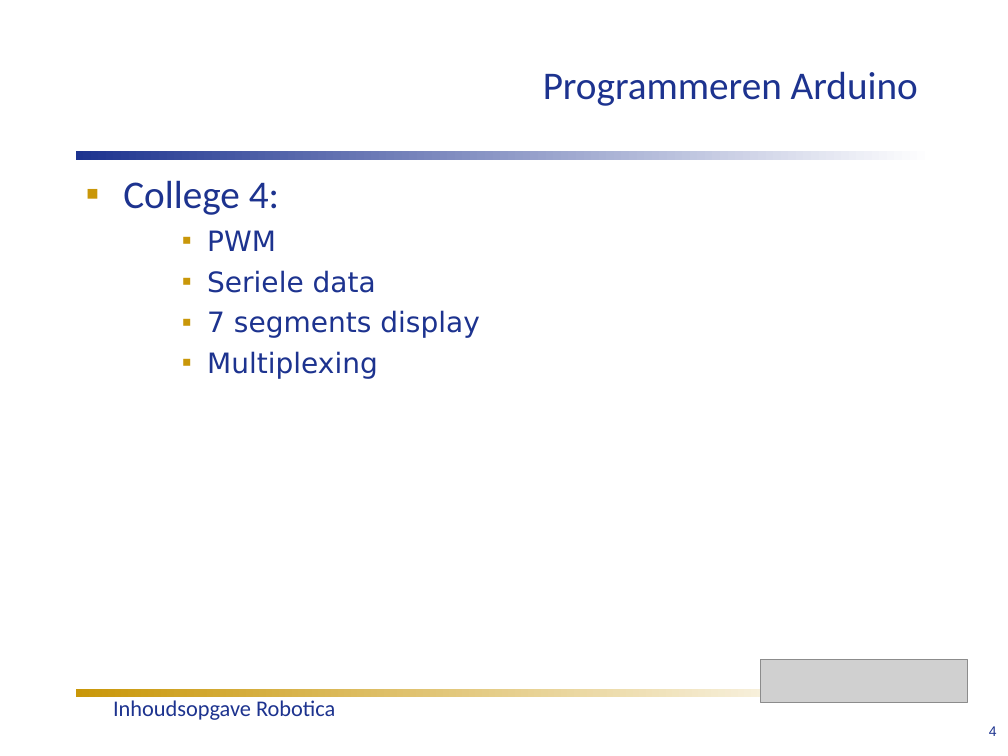
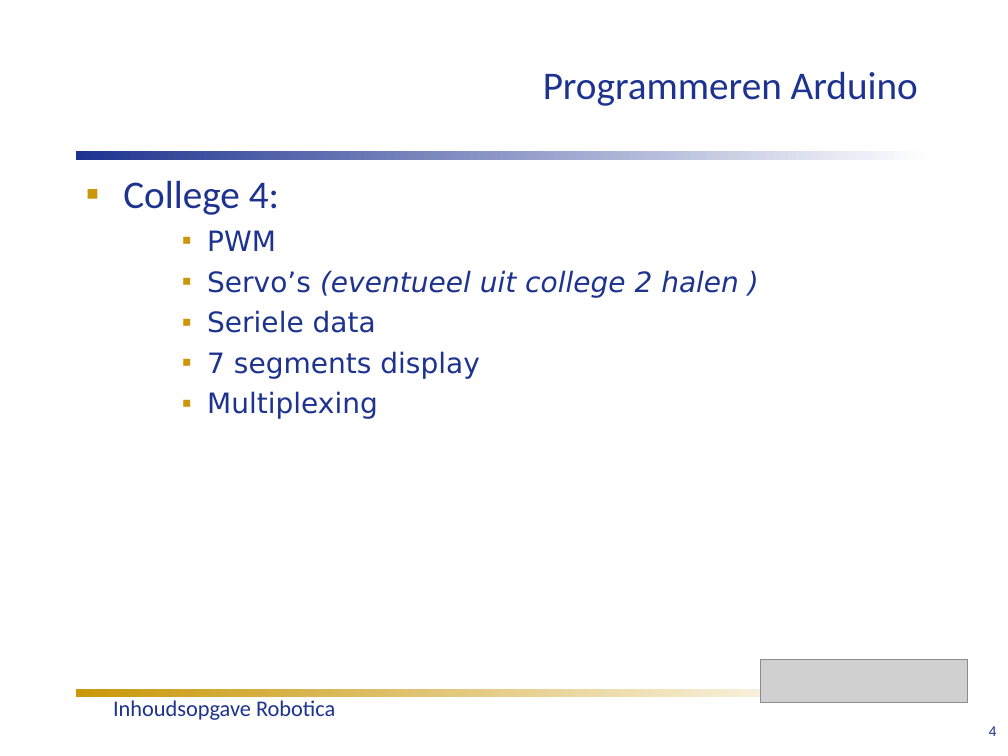
Before and after one commit to humiq/Greendevelopment, a slide deck: slide 7 of trunk/documents/Colleges/ISIROB Inhoudsopgave colleges 2012.ppt. Drawn at 1008x756 pixels with LibreOffice and Linux fonts; fonts in the diff are those of the drawing; grey boxes stand for pictures. Boxes give left, top, right and bottom in pixels: in the first picture for what was removed or moved away, otherwise in the second. Text is boxed around its words. In the diff, an @@ line names an element or a change of style, - is before the commit and + after.

```diff
--- a/trunk/documents/Colleges/ISIROB Inhoudsopgave colleges 2012.ppt
+++ b/trunk/documents/Colleges/ISIROB Inhoudsopgave colleges 2012.ppt
@@ text at (207, 270, 739, 298): paragraph added @@
+    ▪ Servo’s (eventueel uit college 2 halen )
```
Also in this commit, not shown: 1 other slide changed, 5 other files.
